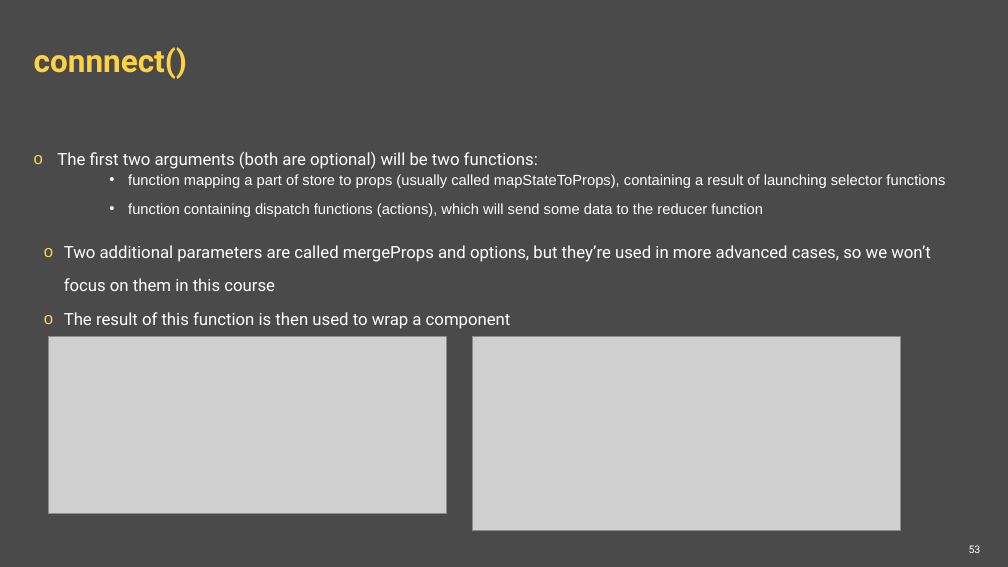
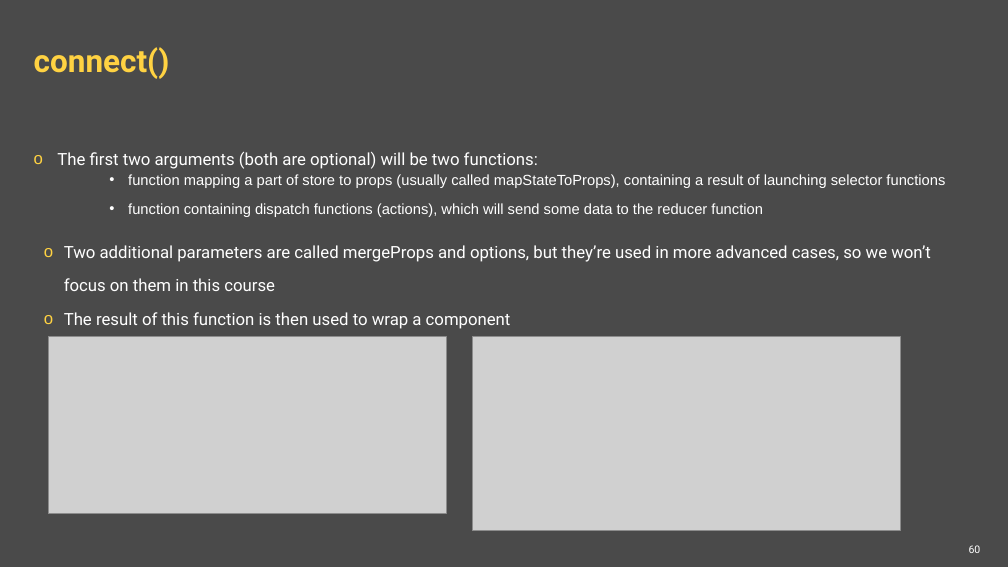
Before and after one commit to ppuzio/react-course-examples, a slide deck: slide 60 of React BEST course.pptx (slide 53 before the commit). Drawn at 1008x567 pixels with LibreOffice and Linux fonts; fonts in the diff are those of the drawing; grey boxes stand for pictures; background and template pictures are left out. Boxes give left, top, right and bottom in pixels: in the first picture for what was removed or moved away, otherwise in the second. Text is boxed around its words. In the diff, an @@ line names an element or a change of style, - is before the commit and + after.

```diff
--- a/React BEST course.pptx
+++ b/React BEST course.pptx
@@ title at <box>34,47,170,79</box>: text changed @@
-connnect()
+connect()
@@ page number at <box>969,545,981,553</box>: text changed @@
-53
+60
```
Also in this commit, not shown: 7 other slides changed, 7 slides added, 4 other files.
